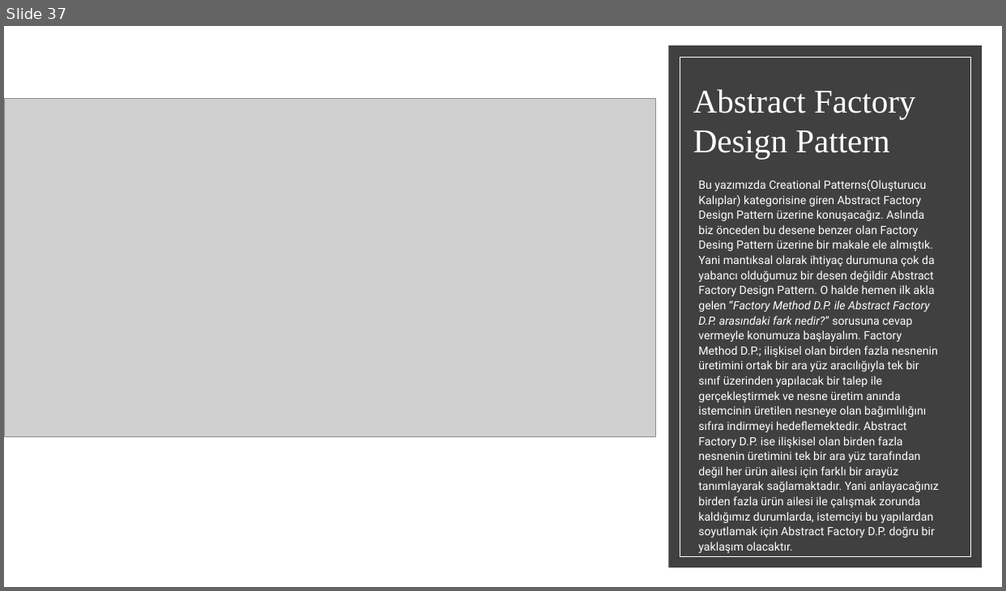
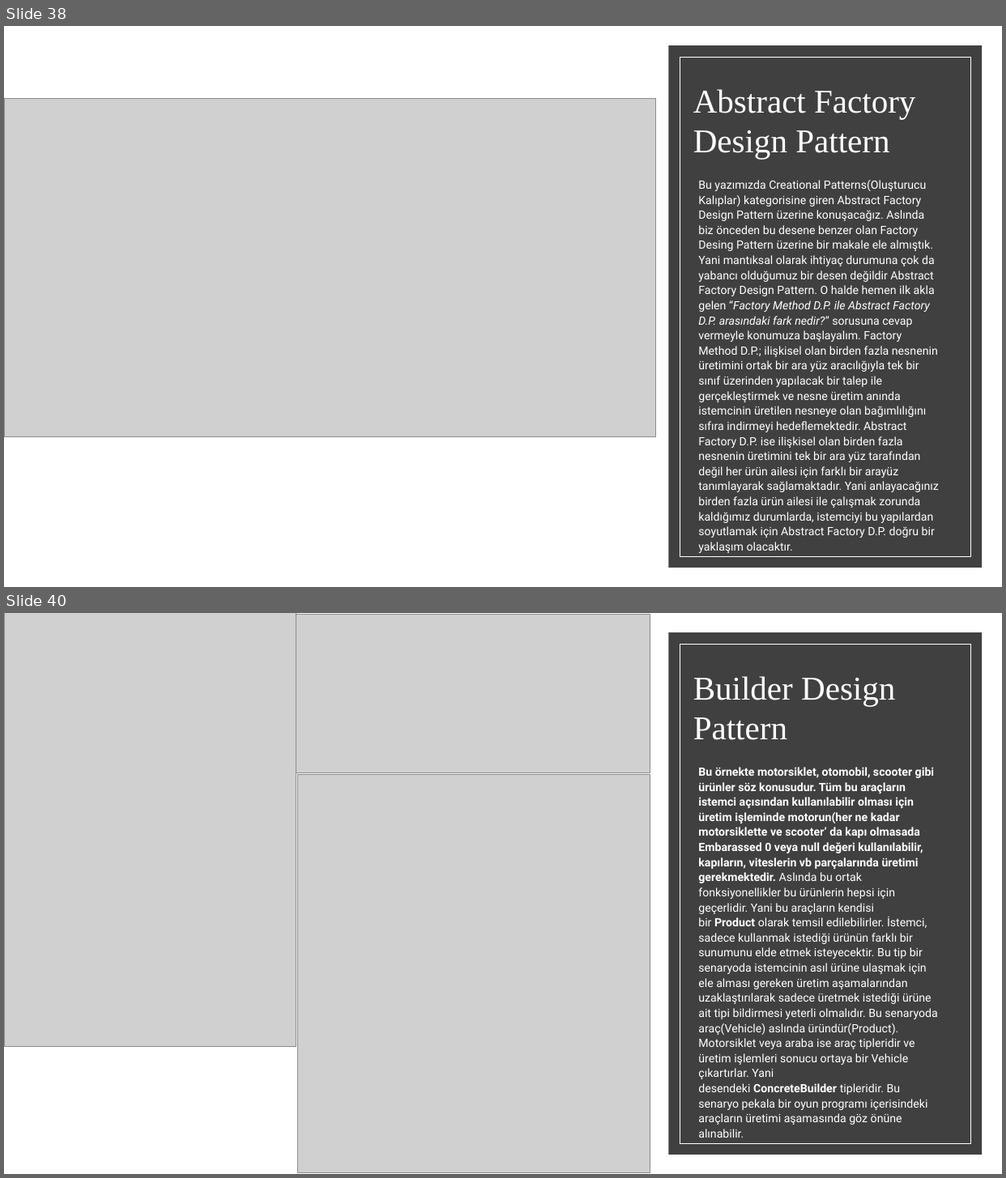
Before and after one commit to bnymnclskn01/BEM-Egitim, a slide deck: Bilişim eğitim merkezi.pptx. Shown one above the other, each under a label of ours: slide 37 before the commit, slides 38 and 40 after it; the slides between them are not shown. The pictures are 1006x591 and 1006x1178 pixels, drawn with LibreOffice and Linux fonts; fonts in the diff are those of the drawing; grey boxes stand for pictures. Boxes give left, top, right and bottom in pixels: in the first picture for what was removed or moved away, otherwise in the second. Text is boxed around its words. In the diff, an @@ line names an element or a change of style, - is before the commit and + after.

```diff
--- a/Bilişim eğitim merkezi.pptx
+++ b/Bilişim eğitim merkezi.pptx
@@ slide 40 added at (4,613,1002,1174), background #FFFFFF; not listed: 2 template elements that a slide beside it also shows @@
@@ picture added at (4,613,296,1046) @@
@@ picture added at (296,615,650,774) @@
@@ title added at (693,676,895,740), 32 pt, text #FFFFFF @@
+Builder Design Pattern
@@ picture added at (297,775,650,1173) @@
@@ text added at (698,767,938,1125), 11 pt, text #FFFFFF @@
+Bu örnekte motorsiklet, otomobil, scooter gibi ürünler söz konusudur. Tüm bu araçların istemci açısından kullanılabilir olması için üretim işleminde motorun(her ne kadar motorsiklette ve scooter’ da kapı olmasada Embarassed 0 veya null değeri kullanılabilir, kapıların, viteslerin vb parçalarında üretimi gerekmektedir. Aslında bu ortak fonksiyonellikler bu ürünlerin hepsi için geçerlidir. Yani bu araçların kendisi bir Product olarak temsil edilebilirler. İstemci, sadece kullanmak istediği ürünün farklı bir sunumunu elde etmek isteyecektir. Bu tip bir senaryoda istemcinin asıl ürüne ulaşmak için ele alması gereken üretim aşamalarından uzaklaştırılarak sadece üretmek istediği ürüne ait tipi bildirmesi yeterli olmalıdır. Bu senaryoda araç(Vehicle) aslında üründür(Product). Motorsiklet veya araba ise araç tipleridir ve üretim işlemleri sonucu ortaya bir Vehicle çıkartırlar. Yani desendeki ConcreteBuilder tipleridir. Bu senaryo pekala bir oyun programı içerisindeki araçların üretimi aşamasında göz önüne alınabilir.
@@ what was slide 37 is now slide 38 @@
```
Also in this commit, not shown: 11 other slides added, 1 slide removed.
